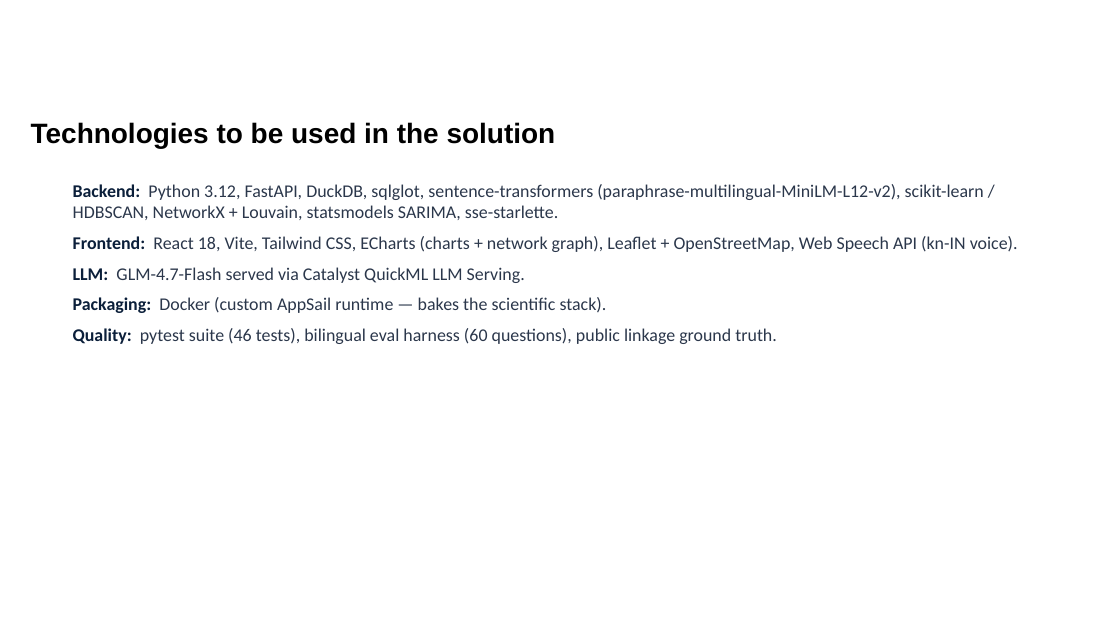
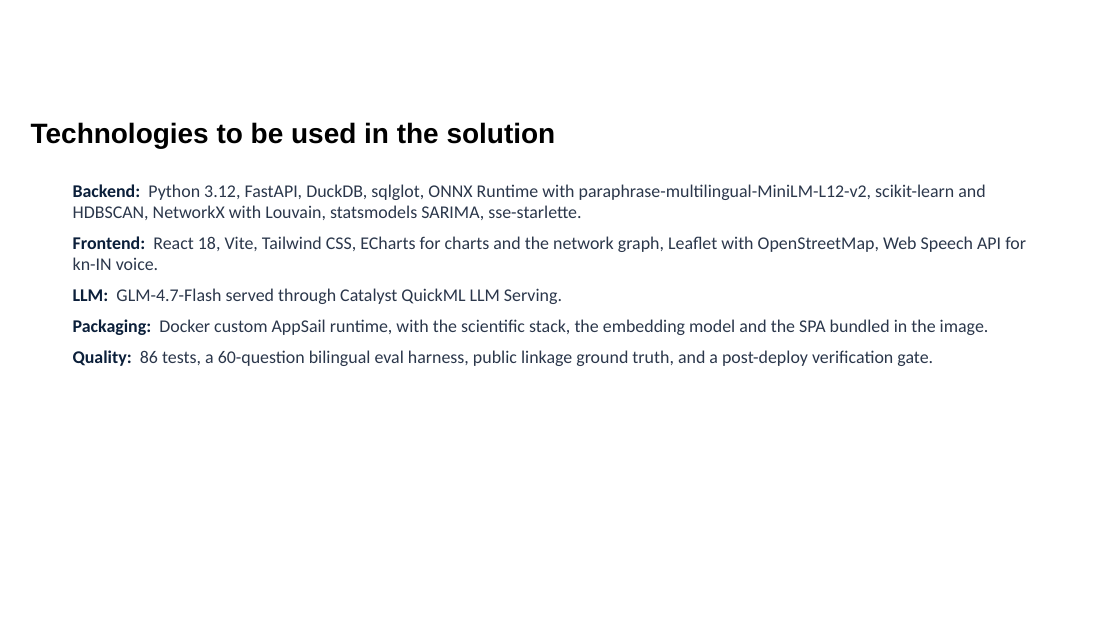
Before and after one commit to arungeekay/anveshak, a slide deck: slide 8 of ANVESHAK_KSP_Datathon_2026_Submission.pptx. Drawn at 1120x630 pixels with LibreOffice and Linux fonts; fonts in the diff are those of the drawing; background and template pictures are left out. Boxes give left, top, right and bottom in pixels: in the first picture for what was removed or moved away, otherwise in the second. Text is boxed around its words. In the diff, an @@ line names an element or a change of style, - is before the commit and + after.

```diff
--- a/ANVESHAK_KSP_Datathon_2026_Submission.pptx
+++ b/ANVESHAK_KSP_Datathon_2026_Submission.pptx
@@ text at (73,184,1026,366): text changed @@
-Backend: Python 3.12, FastAPI, DuckDB, sqlglot, sentence-transformers (paraphrase-multilingual-MiniLM-L12-v2), scikit-learn / HDBSCAN, NetworkX + Louvain, statsmodels SARIMA, sse-starlette.
-Frontend: React 18, Vite, Tailwind CSS, ECharts (charts + network graph), Leaflet + OpenStreetMap, Web Speech API (kn-IN voice).
-LLM: GLM-4.7-Flash served via Catalyst QuickML LLM Serving.
-Packaging: Docker (custom AppSail runtime — bakes the scientific stack).
-Quality: pytest suite (46 tests), bilingual eval harness (60 questions), public linkage ground truth.
+Backend: Python 3.12, FastAPI, DuckDB, sqlglot, ONNX Runtime with paraphrase-multilingual-MiniLM-L12-v2, scikit-learn and HDBSCAN, NetworkX with Louvain, statsmodels SARIMA, sse-starlette.
+Frontend: React 18, Vite, Tailwind CSS, ECharts for charts and the network graph, Leaflet with OpenStreetMap, Web Speech API for kn-IN voice.
+LLM: GLM-4.7-Flash served through Catalyst QuickML LLM Serving.
+Packaging: Docker custom AppSail runtime, with the scientific stack, the embedding model and the SPA bundled in the image.
+Quality: 86 tests, a 60-question bilingual eval harness, public linkage ground truth, and a post-deploy verification gate.
```
Also in this commit, not shown: 13 other slides changed, 11 other files.
